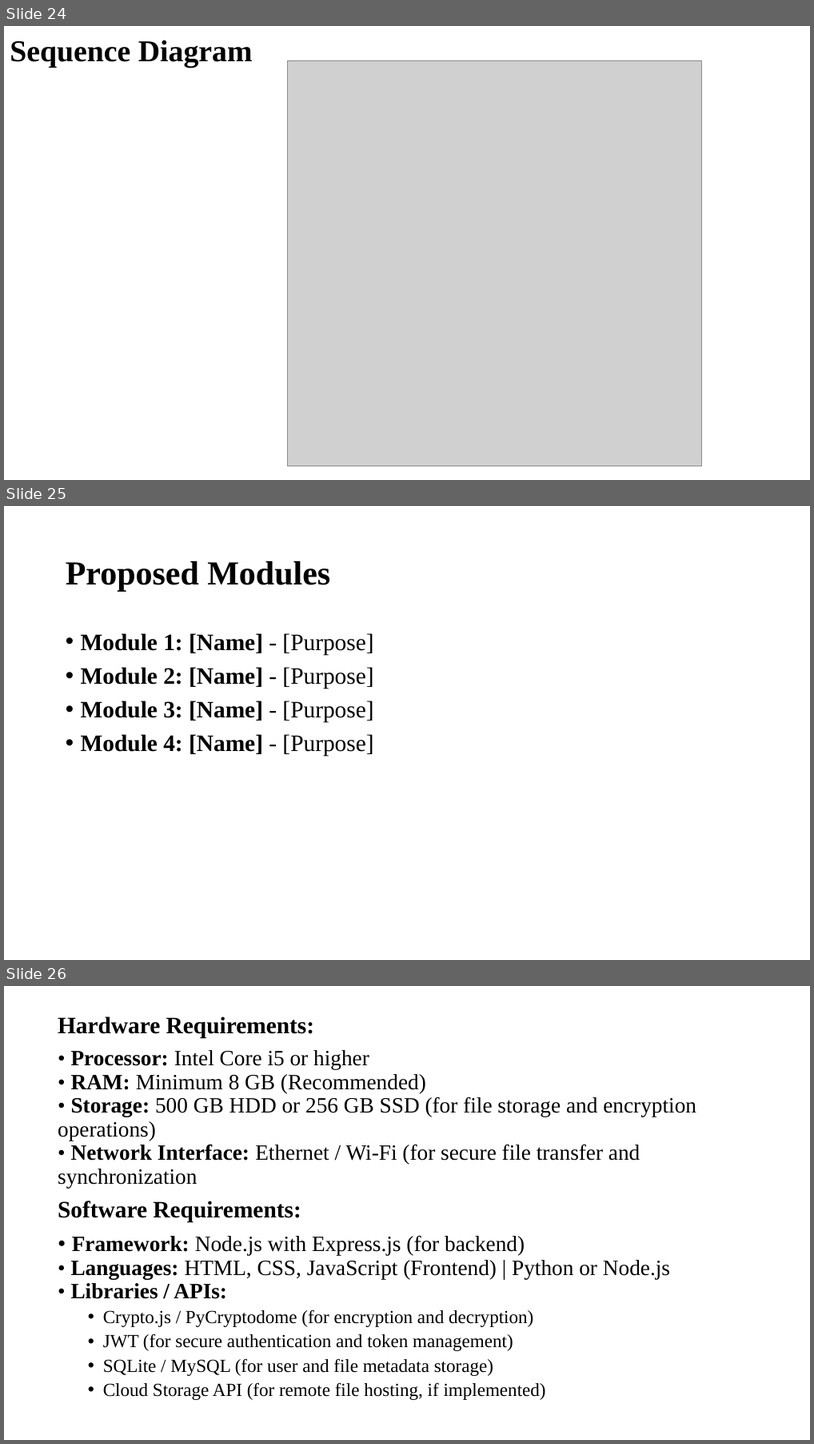
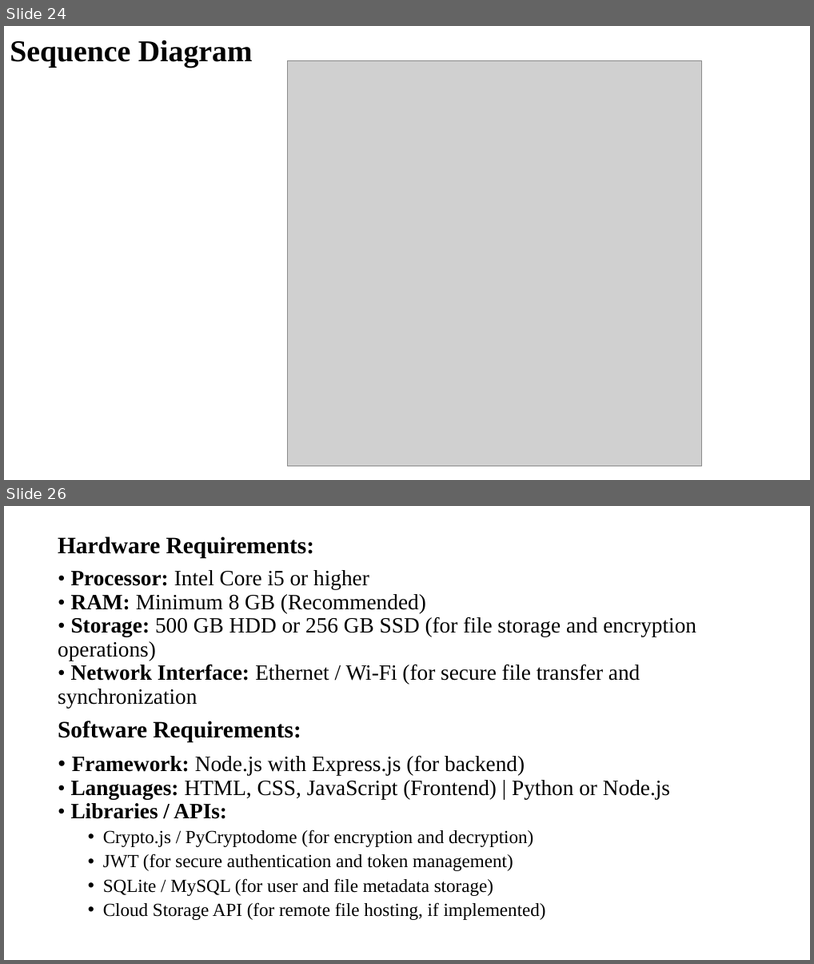
Before and after one commit to nazeer77718/securecloud-sharing-system, a slide deck: secure-cloud.pptx. Shown one above the other, each under a label of ours: slides 24, 25 and 26 before the commit, slides 24 and 26 after it; the slides between them are not shown. The pictures are 814x1444 and 814x964 pixels, drawn with LibreOffice and Linux fonts; fonts in the diff are those of the drawing; grey boxes stand for pictures. Boxes give left, top, right and bottom in pixels: in the first picture for what was removed or moved away, otherwise in the second. Text is boxed around its words. In the diff, an @@ line names an element or a change of style, - is before the commit and + after.

```diff
--- a/secure-cloud.pptx
+++ b/secure-cloud.pptx
@@ slide 25 removed at [4, 506, 810, 960], background #FFFFFF @@
@@ title removed at [66, 561, 330, 591] @@
-Proposed Modules
@@ text removed at [81, 633, 374, 756] @@
-• Module 1: [Name] - [Purpose]
-• Module 2: [Name] - [Purpose]
-• Module 3: [Name] - [Purpose]
-• Module 4: [Name] - [Purpose]
```
Also in this commit, not shown: 2 slides changed, 1 slide added.
